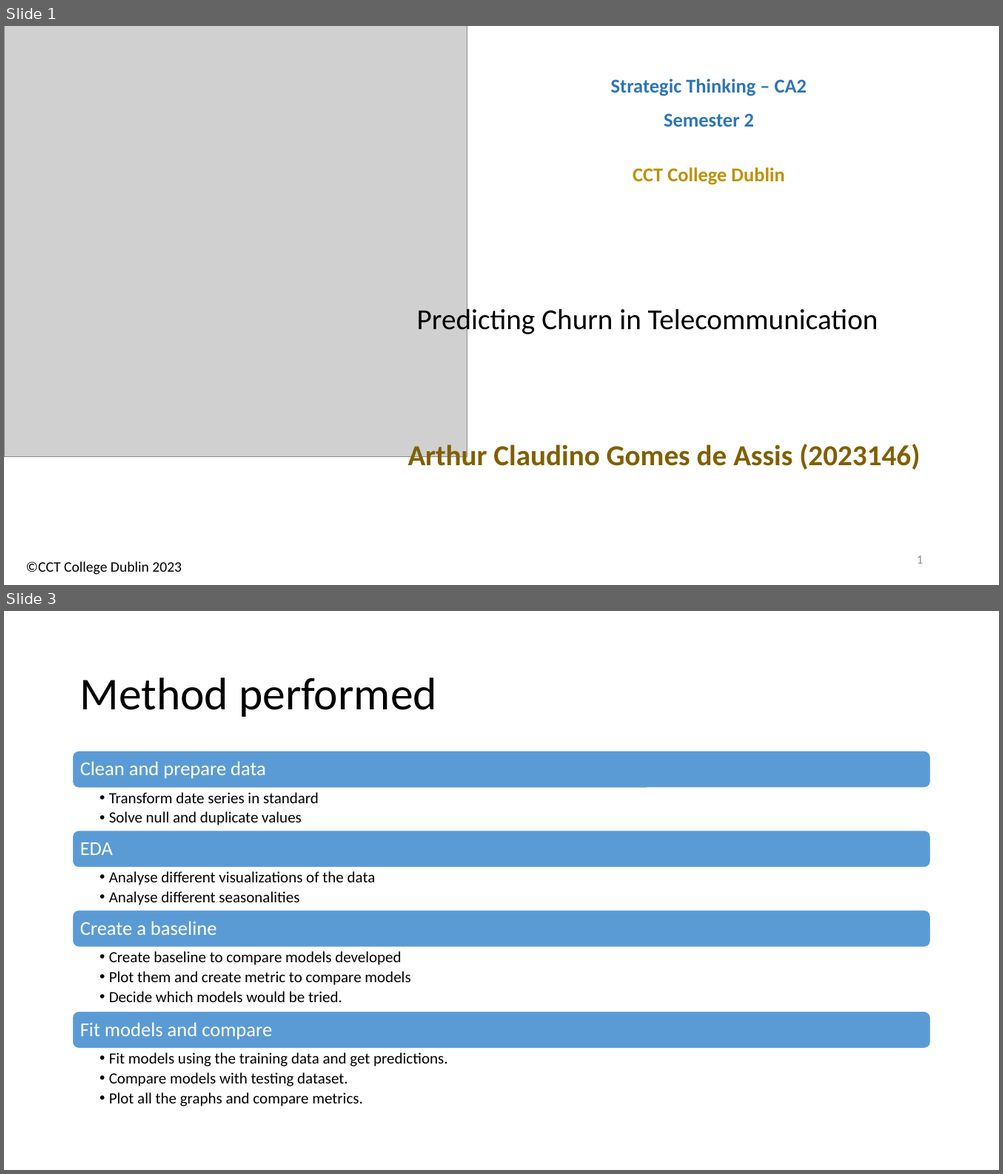
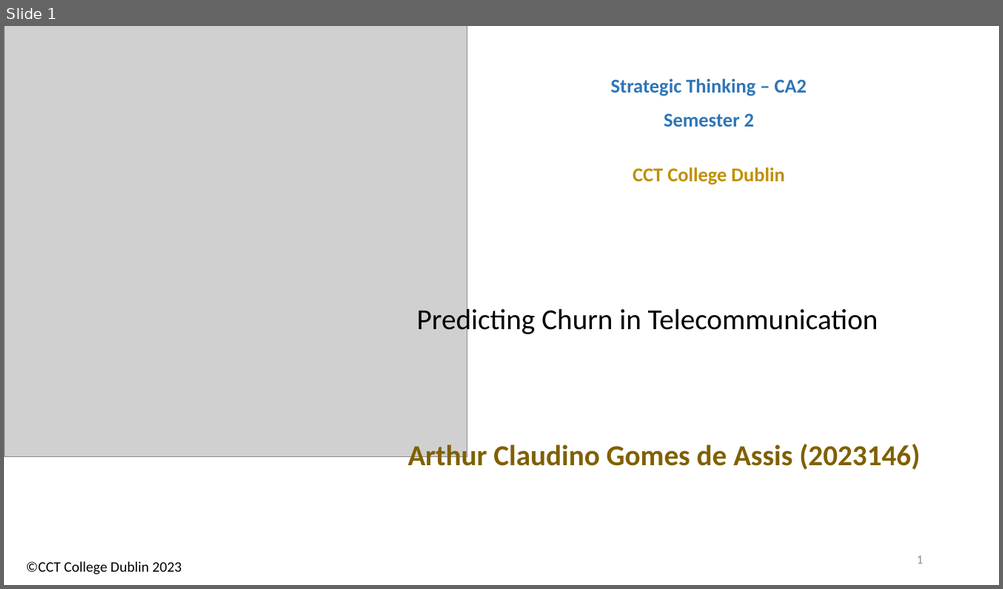
Before and after one commit to arthurcct2023/Python-Predicting-Churn-in-Telecommunication, a slide deck: ArthurAssis_ST_HDip_CA2_Semester2.pptx. Shown one above the other, each under a label of ours: slides 1 and 3 before the commit, slide 1 after it; the slides between them are not shown. The pictures are 1003x1174 and 1003x589 pixels, drawn with LibreOffice and Linux fonts; fonts in the diff are those of the drawing; grey boxes stand for pictures. Boxes give left, top, right and bottom in pixels: in the first picture for what was removed or moved away, otherwise in the second. Text is boxed around its words. In the diff, an @@ line names an element or a change of style, - is before the commit and + after.

```diff
--- a/ArthurAssis_ST_HDip_CA2_Semester2.pptx
+++ b/ArthurAssis_ST_HDip_CA2_Semester2.pptx
@@ slide 3 removed at (x1=4, y1=611, x2=999, y2=1170), background #FFFFFF @@
@@ title removed at (x1=79, y1=678, x2=437, y2=717) @@
-Method performed
@@ group removed at (x1=73, y1=752, x2=930, y2=1107): 8 texts, 4 rounded rectangles @@
-Clean and prepare data
-  • Transform date series in standard
-  • Solve null and duplicate values
-EDA
-  • Analyse different visualizations of the data
-  • Analyse different seasonalities
-Create a baseline
-  • Create baseline to compare models developed
-  • Plot them and create metric to compare models
-  • Decide which models would be tried.
-Fit models and compare
-  • Fit models using the training data and get predictions.
-  • Compare models with testing dataset.
-  • Plot all the graphs and compare metrics.
```
Also in this commit, not shown: 13 slides added, 4 other slides removed, 8 other files.
